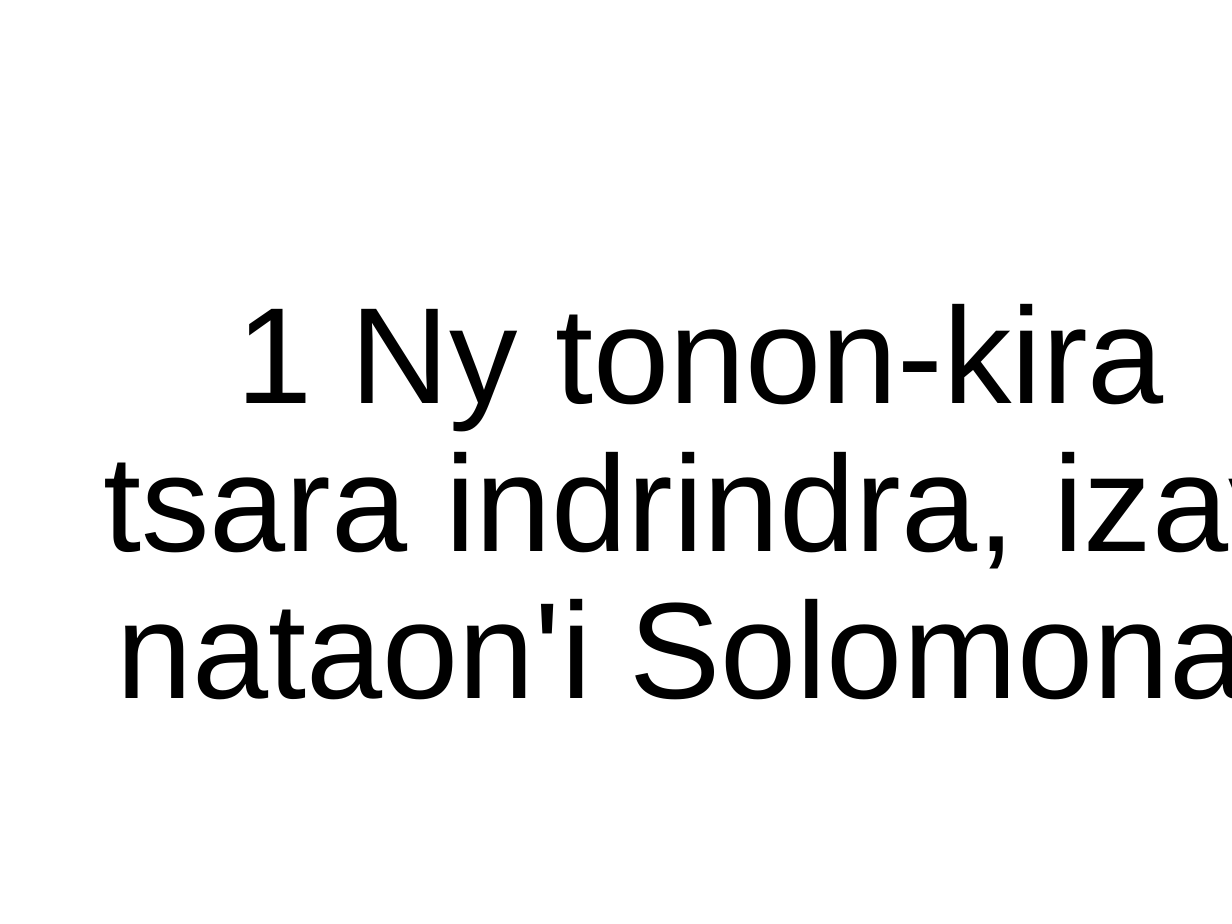
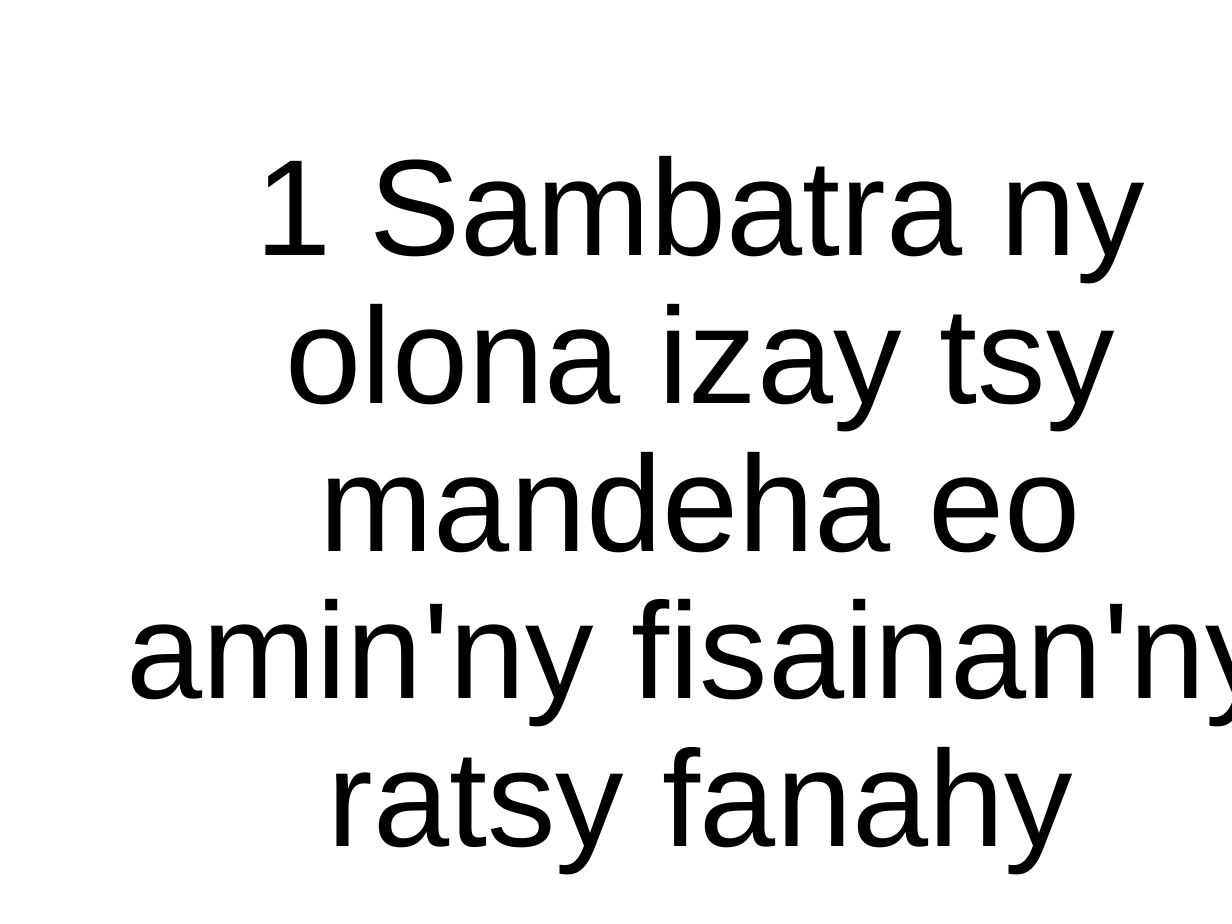
Before and after one commit to tsioryrovantsoa/baiboly-to-powerpoint, a slide deck: slide 2 of test.pptx. Drawn at 1232x924 pixels with LibreOffice and Linux fonts; fonts in the diff are those of the drawing; background and template pictures are left out. Boxes give left, top, right and bottom in pixels: in the first picture for what was removed or moved away, otherwise in the second. Text is boxed around its words. In the diff, an @@ line names an element or a change of style, - is before the commit and + after.

```diff
--- a/test.pptx
+++ b/test.pptx
@@ title at <box>126,155,1232,871</box>: text changed @@
-1 Ny tonon-kira tsara indrindra, izay nataon'i Solomona.
+1 Sambatra ny olona izay tsy mandeha eo amin'ny fisainan'ny ratsy fanahy
```
Also in this commit, not shown: 9 other slides changed, 1 slide added, 9 slides removed.
